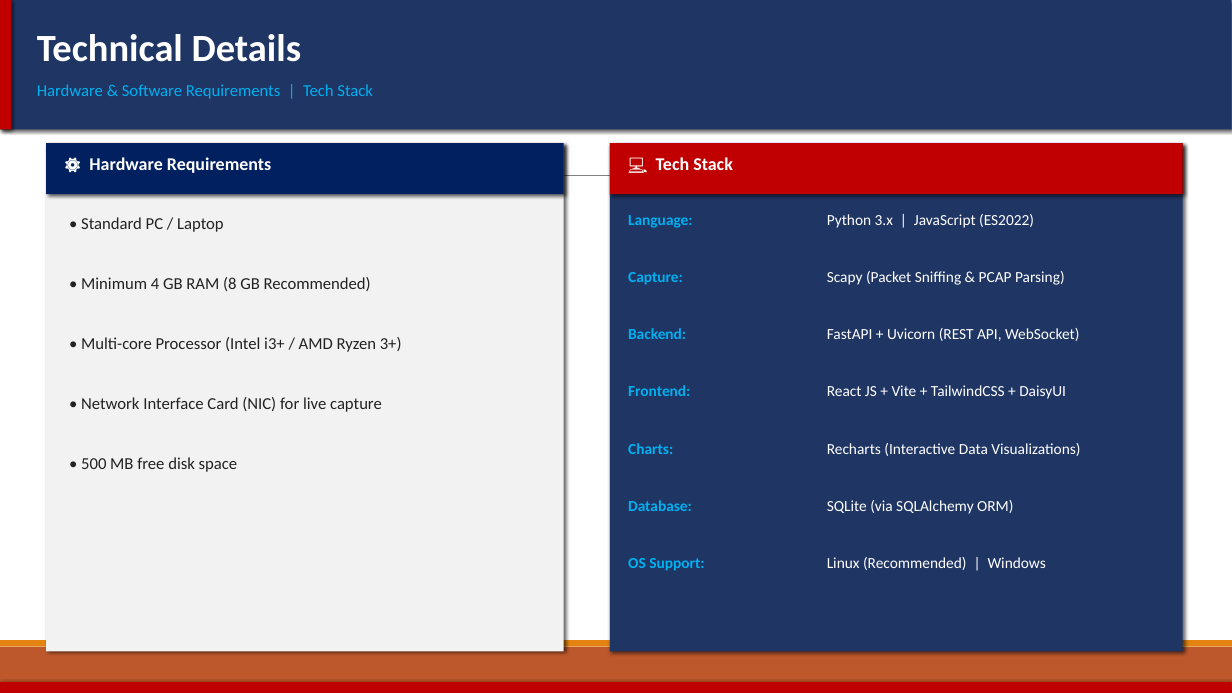
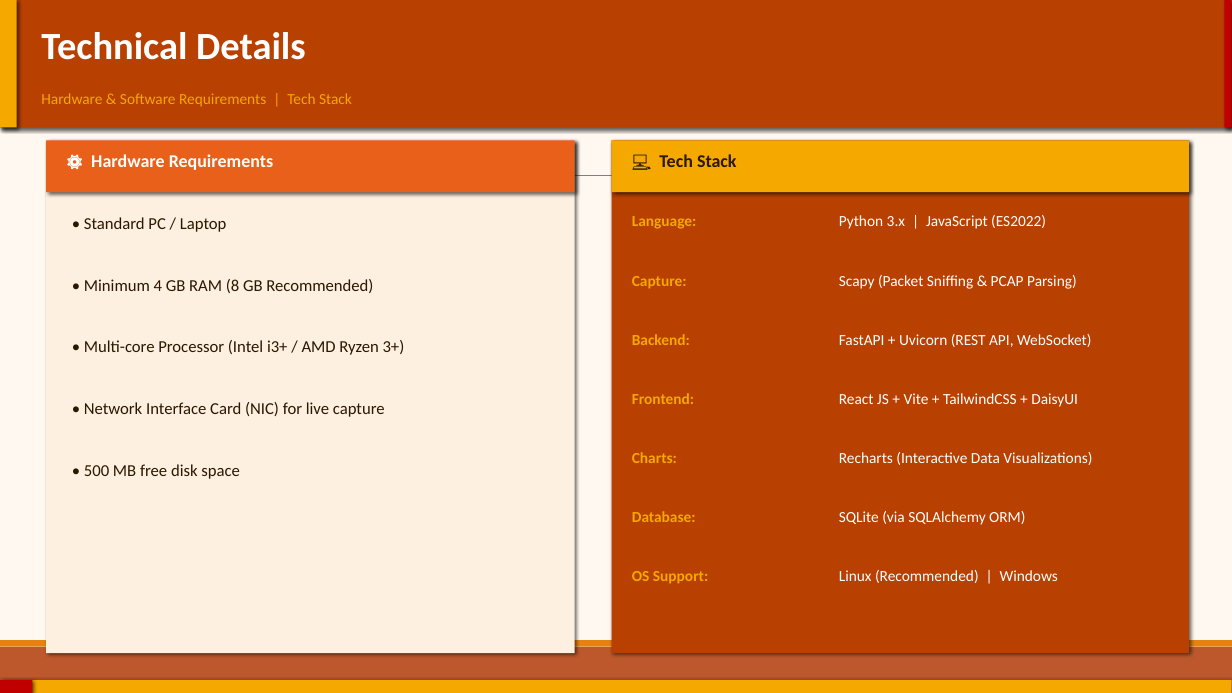
Before and after one commit to Priyanshi27G/CyberTrace, a slide deck: slide 7 of CyberTrace_Viva_Presentation.pptx. Drawn at 1232x693 pixels with LibreOffice and Linux fonts; fonts in the diff are those of the drawing. Boxes give left, top, right and bottom in pixels: in the first picture for what was removed or moved away, otherwise in the second. Text is boxed around its words. In the diff, an @@ line names an element or a change of style, - is before the commit and + after.

```diff
--- a/CyberTrace_Viva_Presentation.pptx
+++ b/CyberTrace_Viva_Presentation.pptx
@@ background #FFFFFF to #FFF8F0 @@
@@ rectangle at bbox=[0, 0, 1232, 128]: fill #1F3564 to #B84000 @@
@@ rectangle: place and size @@
-rectangle at bbox=[0, 0, 11, 129]
+rectangle at bbox=[0, 0, 17, 128]
@@ text "Technical Details": place and size @@
-text "Technical Details" at bbox=[37, 34, 301, 62]
+text "Technical Details" at bbox=[41, 32, 305, 60]
@@ rectangle added at bbox=[1225, 0, 1232, 128], fill #C00000 @@
@@ text "Hardware & Software Requirements | ...": place and size @@
-text "Hardware & Software Requirements | ..." at bbox=[37, 84, 373, 99]
+text "Hardware & Software Requirements | ..." at bbox=[41, 93, 352, 106]
@@ text "Hardware & Software Requirements | ..." at bbox=[41, 93, 352, 106]: size 13 to 12 pt, text colour #00B0F0 to #F4A800 @@
@@ rectangle: place and size @@
-rectangle at bbox=[46, 143, 564, 652]
+rectangle at bbox=[46, 140, 575, 653]
@@ rectangle at bbox=[46, 140, 575, 653]: fill #F2F2F2 to #FDF0E0 @@
@@ rectangle: place and size @@
-rectangle at bbox=[46, 143, 564, 194]
+rectangle at bbox=[46, 140, 575, 192]
@@ rectangle at bbox=[46, 140, 575, 192]: fill #002060 to #E8601A @@
@@ rectangle at bbox=[612, 140, 1189, 653]: fill #1F3564 to #B84000 @@
@@ fill #C00000 to #F4A800 in 3 elements at bbox=[0, 0, 17, 128], bbox=[0, 680, 1232, 693], bbox=[612, 140, 1189, 192] @@
@@ rectangle: place and size @@
-rectangle at bbox=[610, 143, 1183, 652]
+rectangle at bbox=[612, 140, 1189, 653]
@@ rectangle: place and size @@
-rectangle at bbox=[610, 143, 1183, 194]
+rectangle at bbox=[612, 140, 1189, 192]
@@ text "💻 Tech Stack" at bbox=[659, 154, 737, 167]: text colour #FFFFFF to #2A1800 @@
@@ text "Python 3.x | JavaScript (ES2022)": place and size @@
-text "Python 3.x | JavaScript (ES2022)" at bbox=[827, 214, 1034, 228]
+text "Python 3.x | JavaScript (ES2022)" at bbox=[839, 215, 1046, 229]
@@ text "Scapy (Packet Sniffing & PCAP ...": place and size @@
-text "Scapy (Packet Sniffing & PCAP ..." at bbox=[827, 271, 1065, 285]
+text "Scapy (Packet Sniffing & PCAP ..." at bbox=[839, 275, 1077, 289]
@@ text "FastAPI + Uvicorn (REST API, ...": place and size @@
-text "FastAPI + Uvicorn (REST API, ..." at bbox=[827, 328, 1079, 341]
+text "FastAPI + Uvicorn (REST API, ..." at bbox=[839, 334, 1091, 347]
@@ text "Frontend:": place and size @@
-text "Frontend:" at bbox=[628, 385, 690, 396]
+text "Frontend:" at bbox=[632, 393, 694, 404]
@@ text "React JS + Vite + ...": place and size @@
-text "React JS + Vite + ..." at bbox=[827, 385, 1066, 399]
+text "React JS + Vite + ..." at bbox=[839, 393, 1078, 407]
@@ text "Charts:": place and size @@
-text "Charts:" at bbox=[628, 443, 673, 454]
+text "Charts:" at bbox=[632, 452, 677, 463]
@@ text "Recharts (Interactive Data Visualizations)": place and size @@
-text "Recharts (Interactive Data Visualizations)" at bbox=[827, 443, 1080, 456]
+text "Recharts (Interactive Data Visualizations)" at bbox=[839, 452, 1092, 465]
@@ text colour #222222 to #2A1800 in 5 elements at bbox=[84, 217, 227, 232], bbox=[84, 279, 373, 293], bbox=[84, 340, 405, 355], bbox=[84, 402, 385, 417], bbox=[84, 464, 240, 479] @@
@@ text "• 500 MB free disk ...": place and size @@
-text "• 500 MB free disk ..." at bbox=[81, 457, 238, 472]
+text "• 500 MB free disk ..." at bbox=[84, 464, 240, 479]
@@ text "Database:": place and size @@
-text "Database:" at bbox=[628, 500, 692, 511]
+text "Database:" at bbox=[632, 511, 696, 522]
@@ text "SQLite (via SQLAlchemy ORM)": place and size @@
-text "SQLite (via SQLAlchemy ORM)" at bbox=[827, 500, 1013, 514]
+text "SQLite (via SQLAlchemy ORM)" at bbox=[839, 511, 1025, 525]
@@ text colour #00B0F0 to #F4A800 in 7 elements at bbox=[632, 216, 697, 229], bbox=[632, 276, 687, 289], bbox=[632, 334, 690, 345], bbox=[632, 393, 694, 404], bbox=[632, 452, 677, 463], bbox=[632, 511, 696, 522], bbox=[632, 571, 708, 584] @@
@@ text "OS Support:": place and size @@
-text "OS Support:" at bbox=[628, 558, 704, 571]
+text "OS Support:" at bbox=[632, 571, 708, 584]
@@ text "Linux (Recommended) | Windows": place and size @@
-text "Linux (Recommended) | Windows" at bbox=[827, 557, 1046, 570]
+text "Linux (Recommended) | Windows" at bbox=[839, 570, 1058, 583]
@@ rectangle added at bbox=[0, 680, 32, 693], fill #C00000 @@
```
Also in this commit, not shown: 8 other slides changed, 1 other file.
